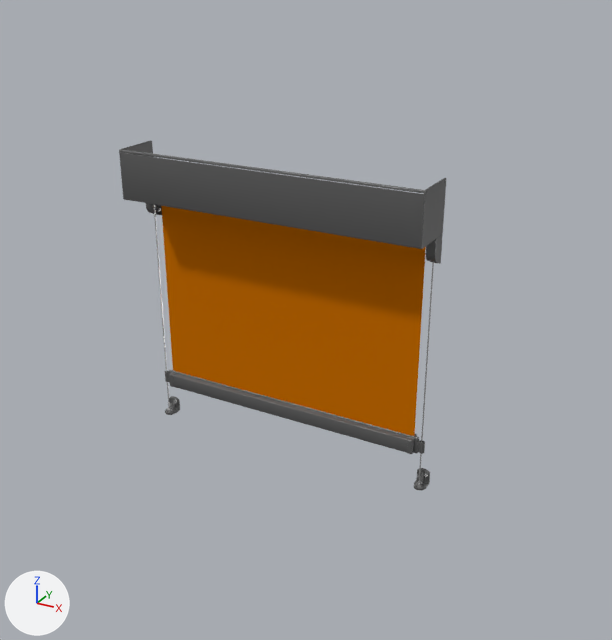
An edit to the Blender file models/products/VS_Cable_eckig.blend, drawn before and after from the same camera.
Rendered twice from a 50 mm lens placed at (1.51, -2.39, 1.29), pointed at (0.1, 0.18, 0.0). The lights are fixed; the arrows at lower left show +X, +Y and +Z.
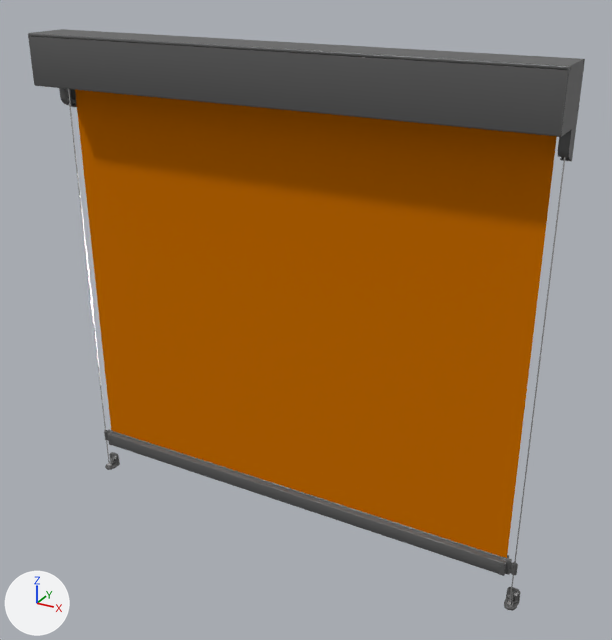
Changed parts and their boxes [x1, y1, x2, y2] in the pictures (612 x 640 px):
'Plane', reshaped (82% wider, 103% taller)
    before: [161, 206, 426, 436]
    after: [75, 90, 557, 558]
'VS-Z_FME90ų_Contra.003', mesh rescaled (72% wider)
    before: [120, 153, 435, 249]
    after: [29, 36, 570, 137]
'VS-Z_FME90ų_Contra.004', mesh rescaled (65% wider, 76% taller)
    before: [173, 372, 410, 453]
    after: [111, 431, 502, 574]
'Plane.001', added
    after: [35, 29, 581, 70]
'VS-Z_FME90ų_Contra.010', mesh rescaled (77% wider, 16% shorter)
    before: [120, 149, 424, 193]
    after: [29, 33, 568, 70]
'Cube.019', mesh moved
    before: [421, 178, 446, 249]
    after: [560, 59, 585, 137]
'Cube.006', mesh moved
    before: [426, 234, 443, 264]
    after: [558, 126, 576, 162]
'Cube', mesh moved
    before: [414, 468, 430, 491]
    after: [504, 587, 520, 611]
'Cube.018', mesh moved
    before: [119, 141, 153, 199]
    after: [28, 29, 66, 86]
'Cube.007', mesh moved
    before: [146, 203, 162, 215]
    after: [59, 88, 77, 107]
'Cube.002', mesh moved
    before: [165, 396, 180, 415]
    after: [105, 452, 120, 470]

The change, as a list of edits to the scene's bpy script:
```text
Change me_vs_z_fme90ų_contra_001:
    where me_vs_z_fme90ų_contra_001.from_pydata(...)  # 524 vertices, 972 faces; spans x -397.0..397.0, y 37.0..125.0, z 266.0..392.0
    used by ob_vs_z_fme90ų_contra_003; location = (0.0, 0.21, 0.0); rotation_euler = (0.0, 0.0, -3.142), in degrees (0, 0, -180); scale = (0.00151, 0.00151, 0.00151)
    me_vs_z_fme90ų_contra_001 part 1: the whole mesh is scaled about its middle by (1.65, 1, 1), then moved by (0.0, 0.0, 260.0)
Change me_vs_z_fme90ų_contra_002:
    where me_vs_z_fme90ų_contra_002.from_pydata(...)  # 1138 vertices, 1716 faces; spans x -348.0..348.0, y 3.0..31.0, z -390.0..-346.0
    used by ob_vs_z_fme90ų_contra_004; location = (0.0, 0.21, 0.148); rotation_euler = (0.0, 0.0, -3.142), in degrees (0, 0, -180); scale = (0.00156, 0.00151, 0.00151)
    me_vs_z_fme90ų_contra_002 part 2: the whole mesh is scaled about its middle by (1.72, 1, 1), then moved by (0.0, 0.0, -271.0)
Change me_vs_z_fme90ų_contra_005:
    where me_vs_z_fme90ų_contra_005.from_pydata(...)  # 212 vertices, 348 faces; spans x -397.0..397.0, y 122.0..125.0, z 394.0..400.0
    used by ob_vs_z_fme90ų_contra_010; location = (0.0, 0.21, 0.0); rotation_euler = (0.0, 0.0, -3.142), in degrees (0, 0, -180); scale = (0.00151, 0.00151, 0.00151)
    me_vs_z_fme90ų_contra_005 part 3: the whole mesh is scaled about its middle by (1.65, 1, 1), then moved by (0.0, 0.0, 260.0)
Change me_plane_005:
    where me_plane_005.from_pydata(...)  # 4 vertices, 1 face; spans x -1.0..1.0, y -1.0..0.7, z 0.0
    used by ob_plane; location = (0.0, 0.185, -0.042); rotation_euler = (-1.571, 0.0, -3.142), in degrees (-90, 0, -180); scale = (0.555, 0.508, 0.584)
    me_plane_005 part 4
    me_plane_005.vertices[0].co: (-1.0, -1.0, 0.0) -> (-1.7, -1.77, 0.0)
    me_plane_005.vertices[1].co: (1.0, -1.0, 0.0) -> (1.7, -1.77, 0.0)
    me_plane_005.vertices[2].co: (-1.0, 0.7, 0.0) -> (-1.7, 1.51, 0.0)
    me_plane_005.vertices[3].co: (1.0, 0.7, 0.0) -> (1.7, 1.51, 0.0)
Change me_cube_004:
    where me_cube_004.from_pydata(...)  # 72 vertices, 70 faces; spans x -1.0..1.0, y -1.0..1.0, z -1.0..9.24
    used by ob_cube; location = (0.588, 0.194, -0.585); rotation_euler = (0.0, 0.0, -3.142), in degrees (0, 0, -180); scale = (0.0252, 0.0326, 0.00612)
    me_cube_004 part 5: the whole mesh is moved by (-15.47, 0.0, -66.88)
Change me_cube_006:
    where me_cube_006.from_pydata(...)  # 72 vertices, 70 faces; spans x -1.0..1.0, y -1.0..1.0, z -1.0..9.24
    used by ob_cube_002; location = (-0.587, 0.194, -0.585); rotation_euler = (0.0, 0.0, -3.142), in degrees (0, 0, -180); scale = (0.0252, 0.0326, 0.00612)
    me_cube_006 part 6: the whole mesh is moved by (15.47, 0.0, -66.88)
Change me_cube_010:
    where me_cube_010.from_pydata(...)  # 168 vertices, 151 faces; spans x -0.0109..0.0109, y -0.0204..0.0204, z -0.0351..0.0351
    used by ob_cube_006; location = (0.587, 0.179, 0.36); rotation_euler = (0.0, 0.0, -3.142), in degrees (0, 0, -180); scale = (1.51, 1.51, 1.51)
    me_cube_010 part 7: the whole mesh is moved by (-0.2583, 0.0, 0.2601)
Change me_cube_011:
    where me_cube_011.from_pydata(...)  # 168 vertices, 151 faces; spans x -0.0109..0.0109, y -0.0204..0.0204, z -0.0351..0.0351
    used by ob_cube_007; location = (-0.587, 0.179, 0.36); rotation_euler = (0.0, 3.142, 0.0), in degrees (0, 180, 0); scale = (-1.51, -1.51, -1.51)
    me_cube_011 part 8: the whole mesh is moved by (-0.2583, 0.0, 0.2601)
Change me_cube_014:
    where me_cube_014.from_pydata(...)  # 56 vertices, 54 faces; spans x -0.003..0.003, y -0.095..0.095, z -0.095..0.095
    me_cube_014 part 9: the whole mesh is moved by (-0.39, 0.0, 0.393)
Change me_cube_015:
    where me_cube_015.from_pydata(...)  # 56 vertices, 54 faces; spans x -0.003..0.003, y -0.095..0.095, z -0.095..0.095
    me_cube_015 part 10: the whole mesh is moved by (0.39, 0.0, 0.393)
Add me_plane:
    me_plane.from_pydata([(-0.99, -0.11, 0.0), (0.99, -0.11, 0.0), (-0.99, 0.08, 0.0), (0.99, 0.08, 0.0), (-0.99, 0.08, -0.19), (0.99, 0.08, -0.19), (-0.99, 0.07, -0.19), (0.99, 0.07, -0.19)], [], [(0, 1, 3, 2), (2, 3, 5, 4), (4, 5, 7, 6)])
    me_plane.polygons.foreach_set('use_smooth', [True] * 3)
    me_plane.materials.append(mat_metal)  # dark grey #585858
Add ob_plane_001:
    ob_plane_001 = bpy.data.objects.new('Plane.001', me_plane)  # modifiers BEVEL
    ob_plane_001.location = (0.0, 0.133, 0.997)
```
